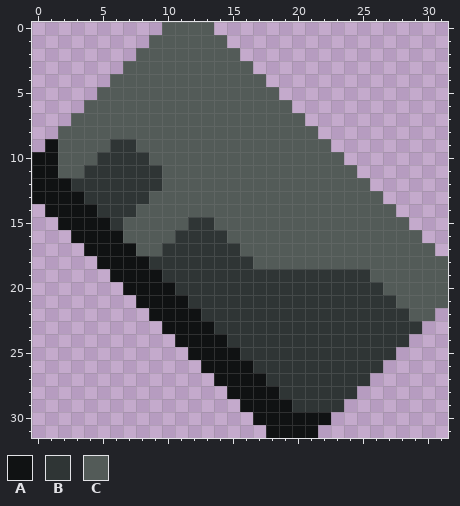
Pixel-art sprite, stored at sprites/items/blank-plating.png. This is how it looked before the edit.
The file is 32x32 pixels.
Palette (. is transparent): A #101213  B #2f3535  C #535b58
New version:
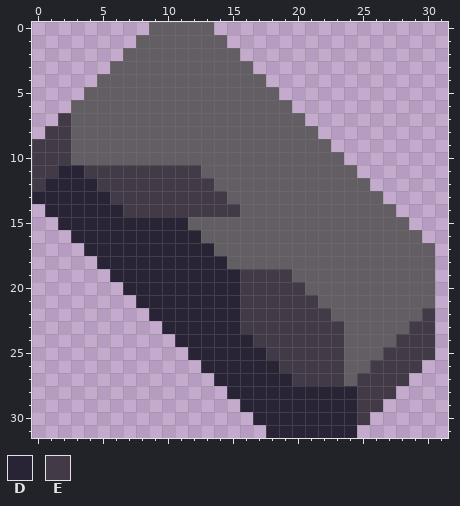
Colours new in this view: D #292435  E #433a48
Difference:
Colour C changes from #535b58 to #625e63.
The author put colour C in row 0 at x 9; in row 1 at x 8; in row 2 at x 7; in row 3 at x 6; in row 4 at x 5; in row 5 at x 4.
The author put colour C in row 6 at x 3.
Colour B becomes colour C in row 9 at x 6 to 7; in row 10 at x 5 to 8; in row 15 at x 12 to 13; in row 16 at x 13 to 14; in row 17 at x 14 to 15; in row 18 at x 15 to 16.
Colour B becomes colour C in row 19 at x 20 to 25; in row 20 at x 21 to 26; in row 21 at x 22 to 27; in row 22 at x 23 to 28; in row 23 at x 24 to 28; in row 24 at x 24 to 27.
Colour B becomes colour C in row 25 at x 24 to 26; in row 26 at x 24 to 25; in row 27 at x 24.
The author put colour D in row 29 at x 24; in row 30 at x 23 to 24; in row 31 at x 22 to 24.
Colour A becomes colour D in row 12 at x 1 to 2; in row 13 at x 0 to 3; in row 14 at x 1 to 4; in row 15 at x 2 to 5; in row 16 at x 3 to 6; in row 17 at x 4 to 7.
Colour A becomes colour D in row 18 at x 5 to 8; in row 19 at x 6 to 9; in row 20 at x 7 to 10; in row 21 at x 8 to 11; in row 22 at x 9 to 12; in row 23 at x 10 to 13.
Colour A becomes colour D in row 24 at x 11 to 14; in row 25 at x 12 to 15; in row 26 at x 13 to 16; in row 27 at x 14 to 17; in row 28 at x 15 to 18; in row 29 at x 16 to 19.
Colour A becomes colour D in row 30 at x 17 to 22; in row 31 at x 18 to 21.
Colour B becomes colour D in row 12 at x 3 to 4; in row 13 at x 4 to 5; in row 14 at x 5 to 6; in row 15 at x 6; in row 16 at x 11 to 12; in row 17 at x 10 to 13.
Colour B becomes colour D in row 18 at x 9 to 14; in row 19 at x 10 to 15; in row 20 at x 11 to 15; in row 21 at x 12 to 15; in row 22 at x 13 to 15; in row 23 at x 14 to 15.
Colour B becomes colour D in row 24 at x 15 to 16; in row 25 at x 16 to 17; in row 26 at x 17 to 18; in row 27 at x 18 to 19; in row 28 at x 19 to 24; in row 29 at x 20 to 23.
Colour C becomes colour D in row 11 at x 2 to 3; in row 15 at x 7 to 11; in row 16 at x 7 to 10; in row 17 at x 8 to 9.
The author put colour E in row 7 at x 2; in row 8 at x 1; in row 9 at x 0; in row 23 at x 30; in row 24 at x 29 to 30; in row 25 at x 28 to 30.
The author put colour E in row 26 at x 27 to 29; in row 27 at x 26 to 28; in row 28 at x 25 to 27; in row 29 at x 25 to 26; in row 30 at x 25.
Colour A becomes colour E in row 9 at x 1; in rows 10 to 11 at x 0 to 1; in row 12 at x 0.
Colour B becomes colour E in row 11 at x 4 to 9; in row 12 at x 5 to 9; in row 13 at x 6 to 8; in row 14 at x 7; in row 19 at x 16 to 19; in row 20 at x 16 to 20.
Colour B becomes colour E in row 21 at x 16 to 21; in row 22 at x 16 to 22; in row 23 at x 16 to 23 and 29; in row 24 at x 17 to 23 and 28; in row 25 at x 18 to 23 and 27; in row 26 at x 19 to 23 and 26.
Colour B becomes colour E in row 27 at x 20 to 23 and 25.
Colour C becomes colour E in rows 8 to 10 at x 2; in row 11 at x 10 to 12; in row 12 at x 10 to 13; in row 13 at x 9 to 14; in row 14 at x 8 to 15; in row 22 at x 30.
Colour C is removed in rows 18 to 21 at x 31.
Pixel boxes of the changes (left, top, right, bottom) in both pictures:
changed: (32, 22, 448, 438)
